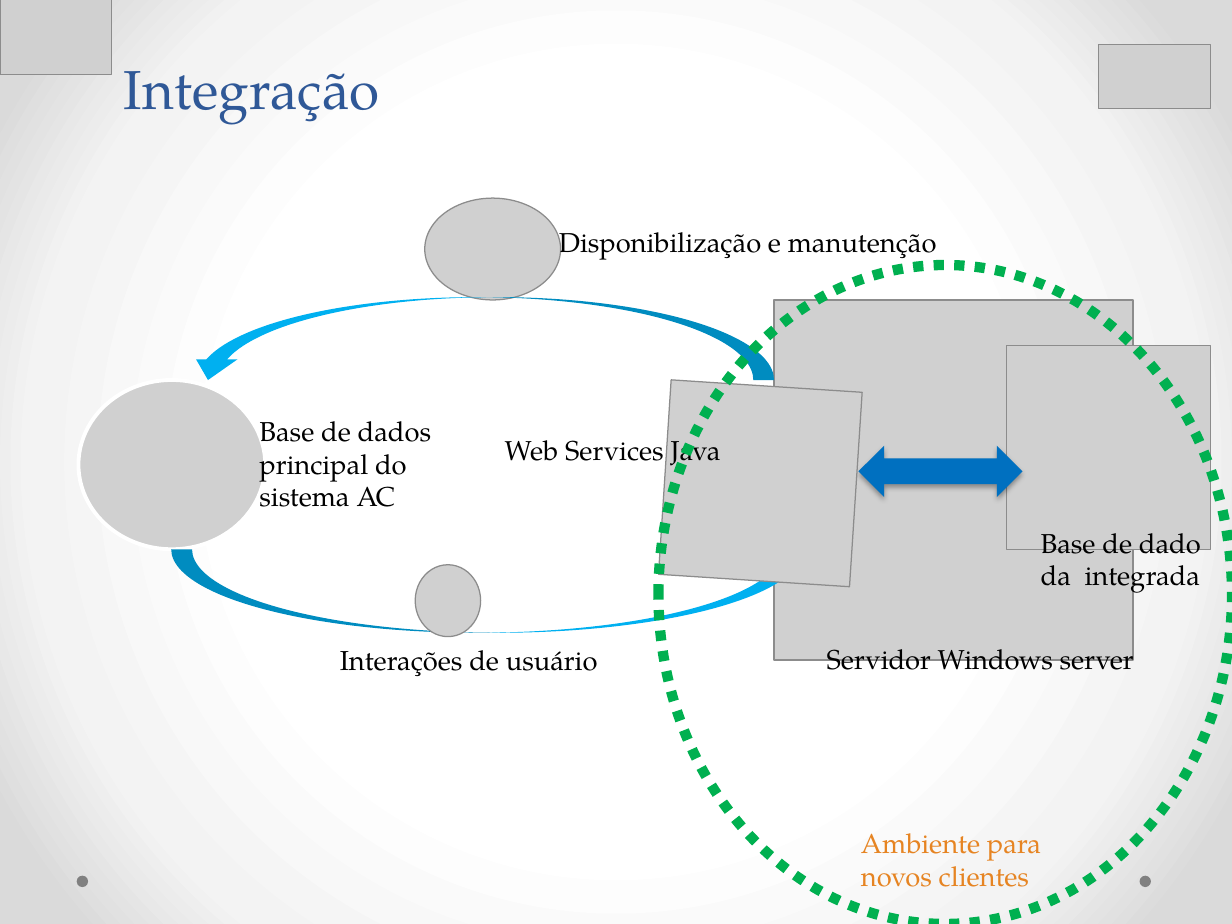
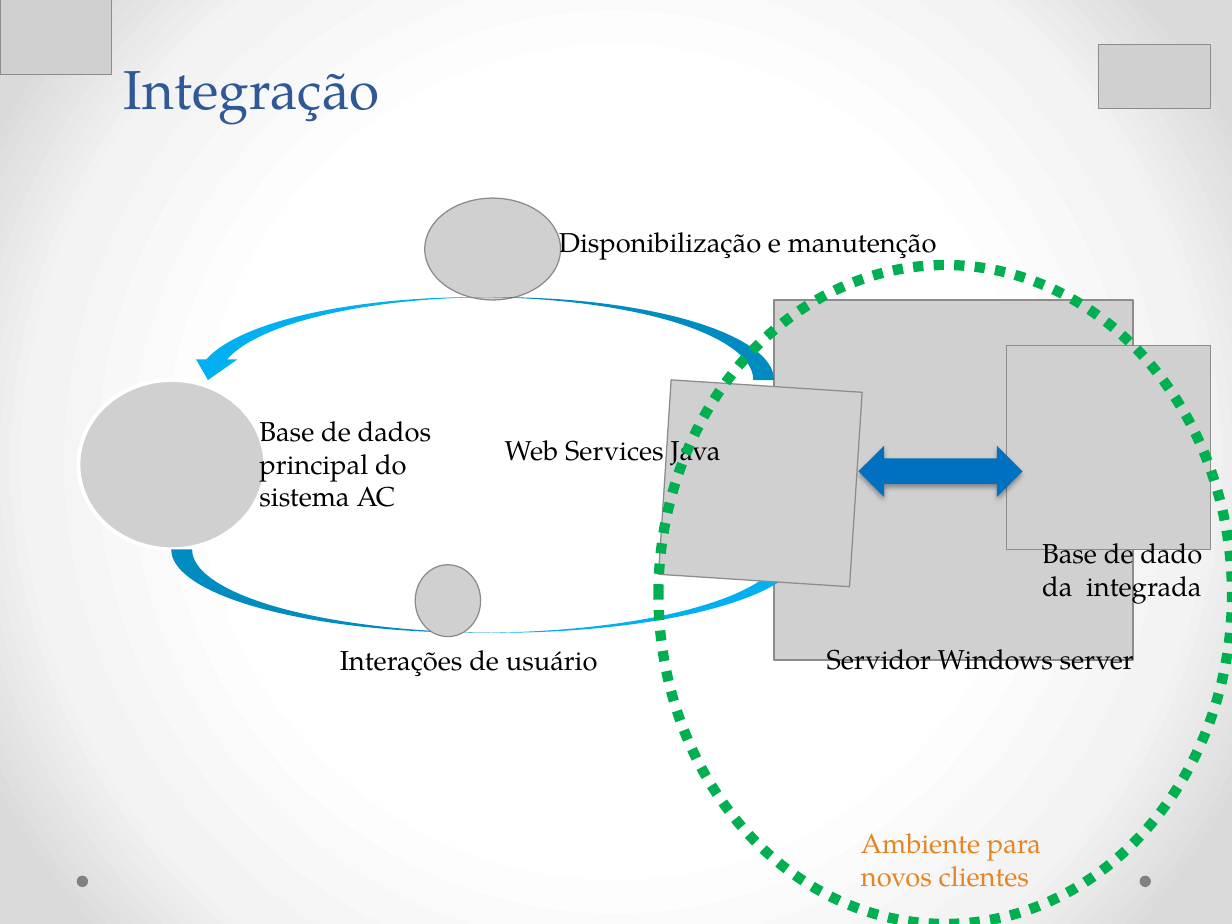
Before and after one commit to Neimarmg/TCC, a slide deck: slide 10 of Documentação final do projeto/Ppt-Final.pptx. Drawn at 1232x924 pixels with LibreOffice and Linux fonts; fonts in the diff are those of the drawing; grey boxes stand for pictures. Boxes give left, top, right and bottom in pixels: in the first picture for what was removed or moved away, otherwise in the second. Text is boxed around its words. In the diff, an @@ line names an element or a change of style, - is before the commit and + after.

```diff
--- a/Documentação final do projeto/Ppt-Final.pptx
+++ b/Documentação final do projeto/Ppt-Final.pptx
@@ text "Base de dado da integrada": place and size @@
-text "Base de dado da integrada" at bbox=[1041, 533, 1201, 597]
+text "Base de dado da integrada" at bbox=[1042, 543, 1202, 607]
```
Also in this commit, not shown: 5 other slides changed.
